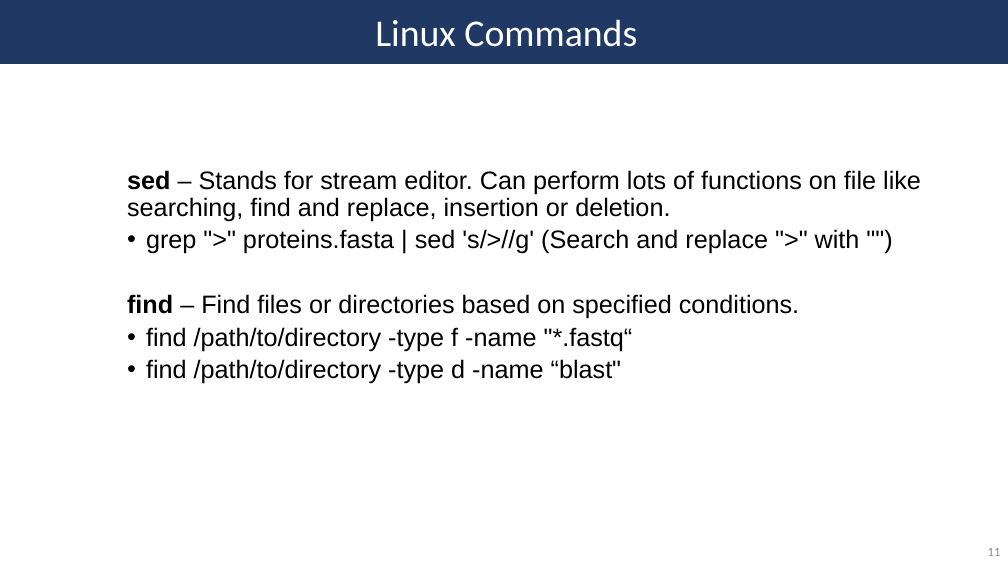
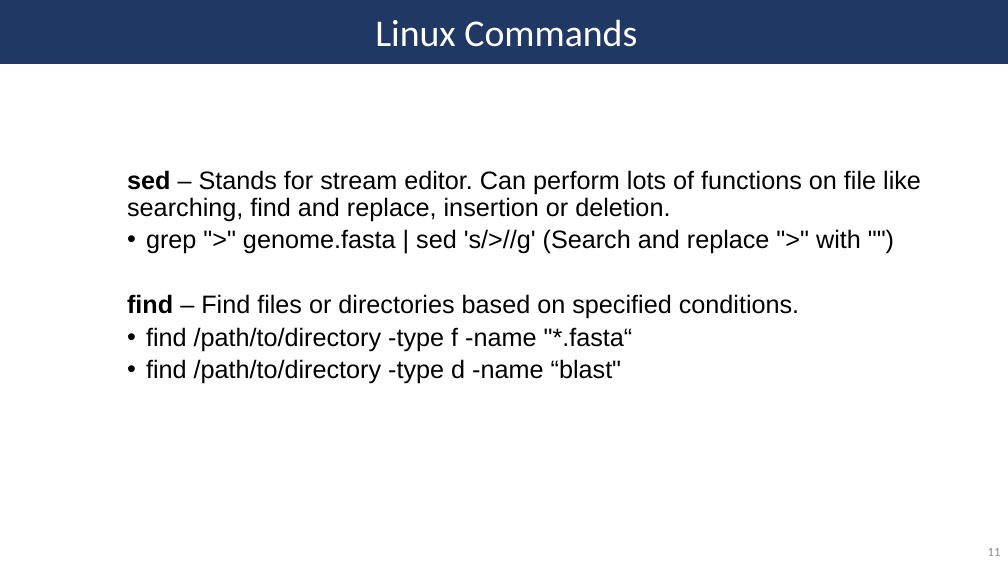
Before and after one commit to SycuroLab/arc_best_practices, a slide deck: slide 11 of arc_best_practices_presentation.pptx. Drawn at 1008x567 pixels with LibreOffice and Linux fonts; fonts in the diff are those of the drawing. Boxes give left, top, right and bottom in pixels: in the first picture for what was removed or moved away, otherwise in the second. Text is boxed around its words. In the diff, an @@ line names an element or a change of style, - is before the commit and + after.

```diff
--- a/arc_best_practices_presentation.pptx
+++ b/arc_best_practices_presentation.pptx
@@ text at [146,229,861,254]: text changed @@
-  • grep ">" proteins.fasta | sed 's/>//g' (Search and replace ">" with "")
+  • grep ">" genome.fasta | sed 's/>//g' (Search and replace ">" with "")
@@ text at [146,327,633,351]: text changed @@
-  • find /path/to/directory -type f -name "*.fastq“
+  • find /path/to/directory -type f -name "*.fasta“
```
Also in this commit, not shown: 4 other slides changed, 5 slides added, 14 slides removed.
